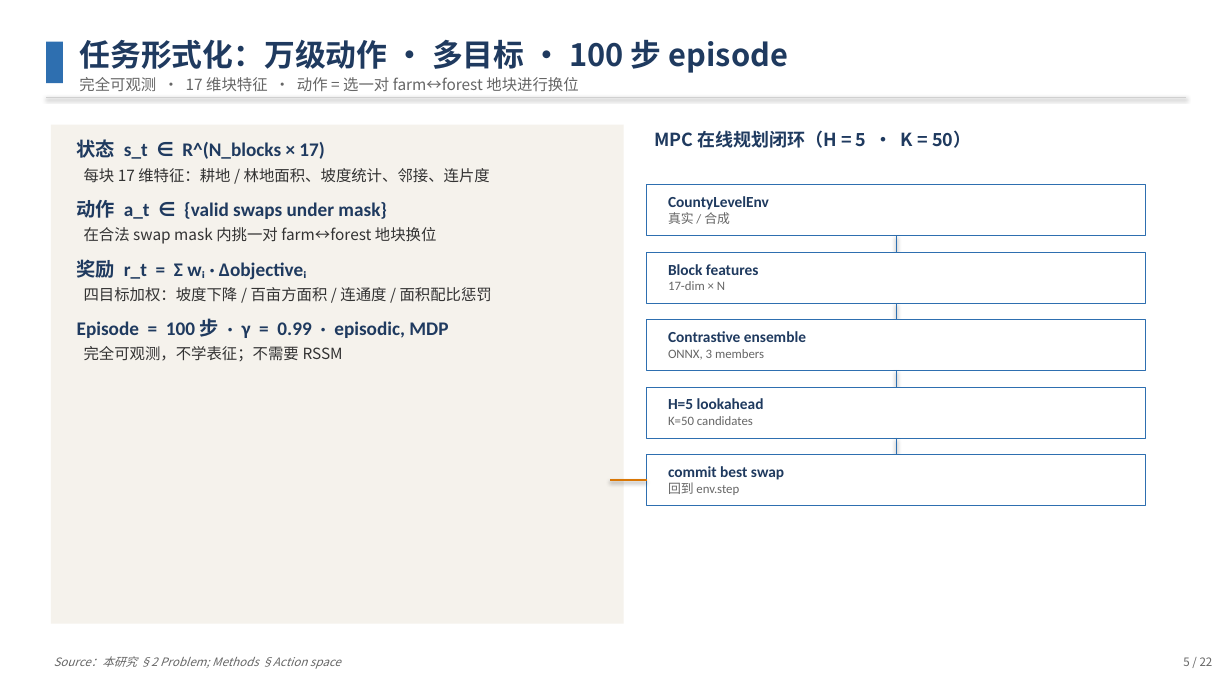
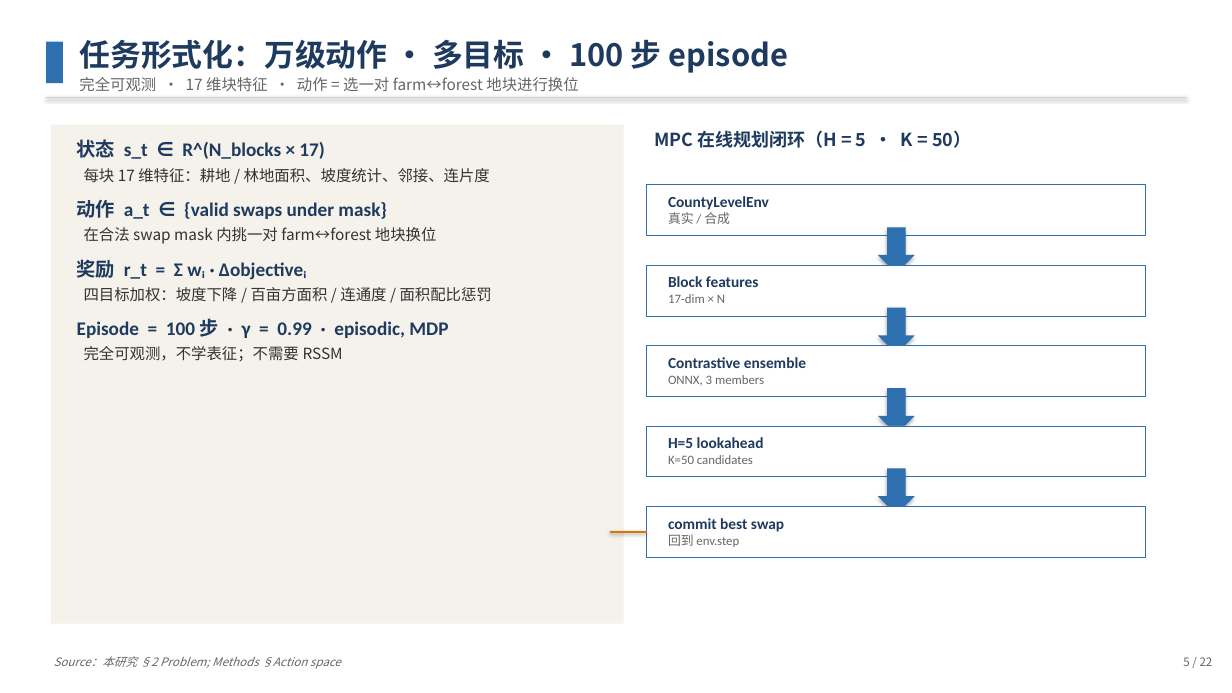
Before and after one commit to zhouning/arcgis-farmland-mpc, a slide deck: slide 5 of paper/talks/paper9_v7_commsee_groupmeeting_zh.pptx. Drawn at 1232x693 pixels with LibreOffice and Linux fonts; fonts in the diff are those of the drawing. Boxes give left, top, right and bottom in pixels: in the first picture for what was removed or moved away, otherwise in the second. Text is boxed around its words. In the diff, an @@ line names an element or a change of style, - is before the commit and + after.

```diff
--- a/paper/talks/paper9_v7_commsee_groupmeeting_zh.pptx
+++ b/paper/talks/paper9_v7_commsee_groupmeeting_zh.pptx
@@ down arrow added at [878, 227, 915, 274], fill #2E6FB0 @@
@@ line removed from (897, 236) to (897, 252) @@
@@ rectangle: place and size @@
-rectangle at [647, 252, 1146, 303]
+rectangle at [647, 265, 1146, 316]
@@ text "Block features": place and size @@
-text "Block features" at [668, 264, 759, 290]
+text "Block features" at [668, 276, 759, 303]
@@ down arrow added at [878, 308, 915, 354], fill #2E6FB0 @@
@@ line removed from (897, 303) to (897, 320) @@
@@ rectangle: place and size @@
-rectangle at [647, 320, 1146, 371]
+rectangle at [647, 346, 1146, 396]
@@ text "Contrastive ensemble": place and size @@
-text "Contrastive ensemble" at [668, 331, 806, 359]
+text "Contrastive ensemble" at [668, 357, 806, 385]
@@ down arrow added at [878, 388, 915, 434], fill #2E6FB0 @@
@@ line removed from (897, 371) to (897, 387) @@
@@ rectangle: place and size @@
-rectangle at [647, 387, 1146, 438]
+rectangle at [647, 426, 1146, 477]
@@ text "H=5 lookahead": place and size @@
-text "H=5 lookahead" at [668, 398, 764, 425]
+text "H=5 lookahead" at [668, 437, 764, 464]
@@ line removed from (897, 438) to (897, 455) @@
@@ down arrow added at [878, 469, 915, 515], fill #2E6FB0 @@
@@ 1 text, 1 line, 1 rectangle: place and size @@
-1 text, 1 line, 1 rectangle at [610, 455, 1146, 506]
+1 text, 1 line, 1 rectangle at [610, 506, 1146, 557]
```
Also in this commit, not shown: 2 other slides changed.
